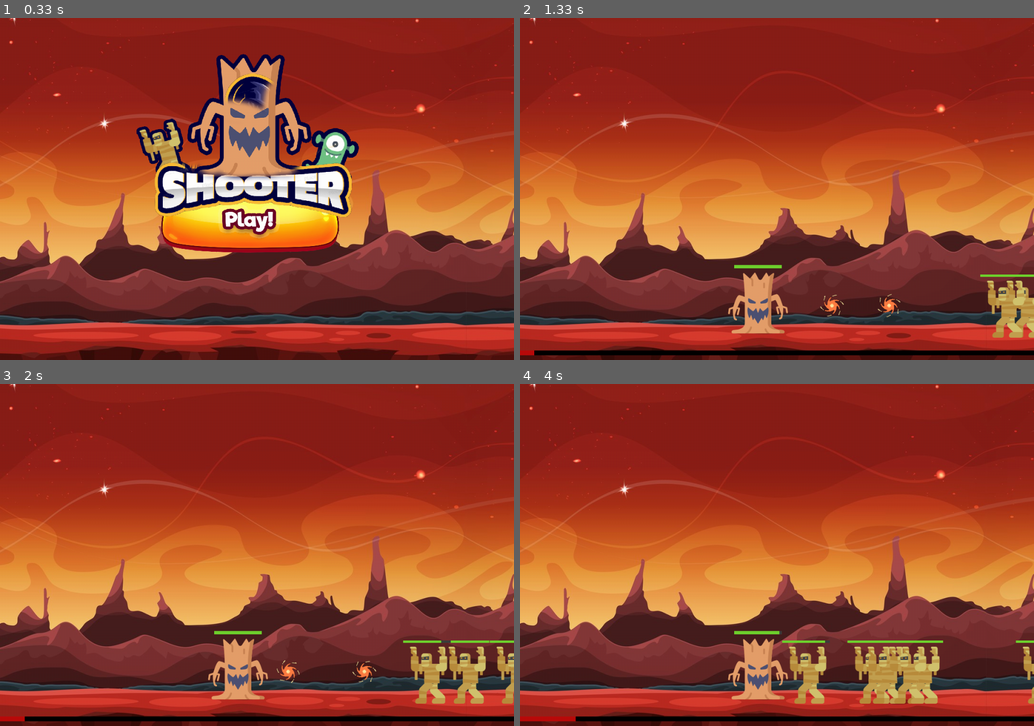
Above: before the commit, frames 1-4 (two rows, left to right).
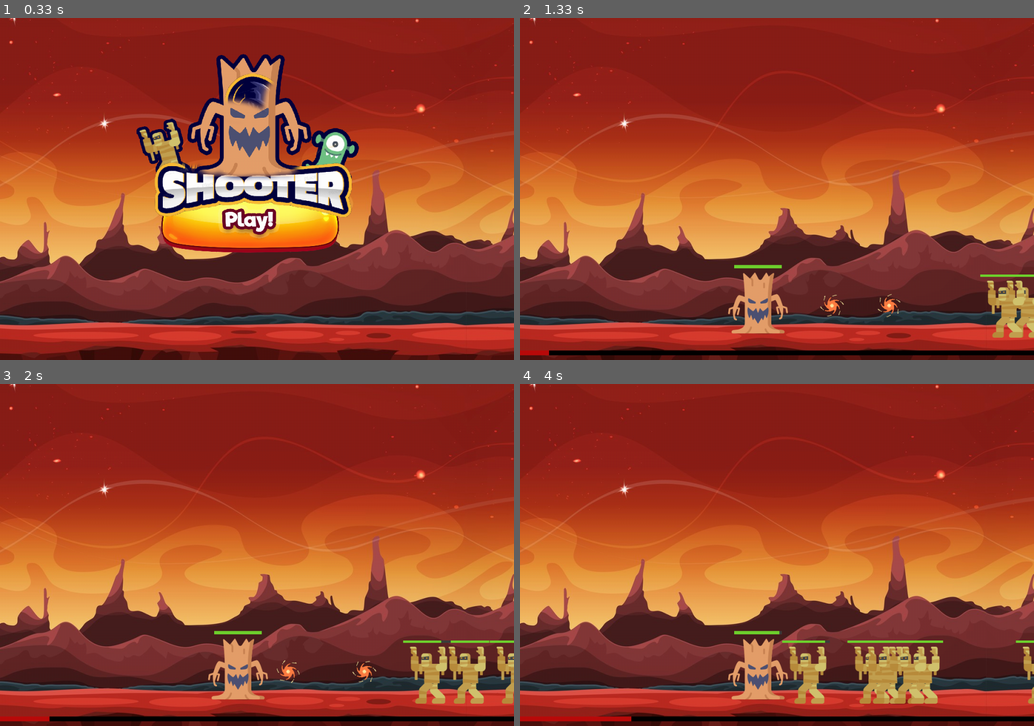
Above: after the commit, the same moments.

Repository: novenopatch/pygame-test
Game: pygame game, started from src/shooter/main.py
Two runs of this game, one before a commit and one after it. Both use one fixed random seed, a clock stepped at 60 frames per second and the inputs below.
Inputs (mouse positions are in pixels of both pictures, inside the frame that each line leads up to):
- Up to frame 1 (0.33 s): no input
- Up to frame 2 (1.33 s): click (777, 189) at 0.38 s; tap Space at 0.67, 1.07 s
- Up to frame 3 (2 s): tap Space at 1.37, 1.9 s; click (318, 585) at 1.55 s
- Up to frame 4 (4 s): click (782, 589) at 2.22 s; tap Space at 2.57, 2.87, 3.07, 3.37, 3.63, 3.97 s

Frame 1 is identical in both runs. In frame 2, less than 0.1% of the frame differs, in the area x 2-6%, y 97-99%; in frame 3, less than 0.1%; in frame 4, 0.2%, in the area x 10-22%, y 97-99%.

Commit message:
end commet integration

Diff:
--- a/src/shooter/Comet.py
+++ b/src/shooter/Comet.py
@@ -22,3 +22,8 @@
             self.cometEvent.game.player.damage(20)
     def remove(self):
         self.cometEvent.allComets.remove(self)
+        #v nbr comm
+        if len(self.cometEvent.allComets) ==0:
+            self.cometEvent.resetPercent()
+            self.cometEvent.game.spawnMonster()
+            self.cometEvent.game.spawnMonster()
--- a/src/shooter/CometEvent.py
+++ b/src/shooter/CometEvent.py
@@ -4,13 +4,14 @@
 class CometFallEvent:
     def __init__(self,game):
         self.percent = 0
-        self.percentSpeed = 5
+        self.percentSpeed = 10
         self.allComets = pygame.sprite.Group()
         self.game = game
         self.fallMode = False
 
     def meteorFall(self):
-        self.allComets.add(Comet(self))
+        for i in range(1,10):
+            self.allComets.add(Comet(self))
     def addPercent(self):
 
         self.percent += self.percentSpeed / 100
@@ -21,11 +22,11 @@
     def attemptFall(self):
         if self.isFullLoaded() and len(self.game.allMonsters) == 0:
             self.meteorFall()
-            #self.resetPercent()
+            #
             self.fallMode = True
     def updateBar(self, surface):
         self.addPercent()
-        self.attemptFall()
+        #
         pygame.draw.rect(surface, (0, 0, 0), [
             0,
             surface.get_height() -20,
--- a/src/shooter/Game.py
+++ b/src/shooter/Game.py
@@ -20,6 +20,8 @@
         self.spawnMonster()
     def gameOver(self):
         self.allMonsters = pygame.sprite.Group()
+        self.cometEvent.allComets = pygame.sprite.Group()
+        self.cometEvent.resetPercent()
         self.player.health = self.player.maxHealth
         self.isPlaying = False
     def update(self,screen):
--- a/src/shooter/Monster.py
+++ b/src/shooter/Monster.py
@@ -20,9 +20,10 @@
             #le faire revivre
             self.rect.x = 950 + random.randint(0, 300)
             self.health = self.maxHealth
-            self.velocity = random.randint(1, 4)
+            self.velocity = random.randint(1, 3)
             if self.game.cometEvent.isFullLoaded():
                 self.game.allMonsters.remove(self)
+                self.game.cometEvent.attemptFall()
     def updateHeathBar(self,surface):
 
         #position barPosition= [x,y,w,h]
